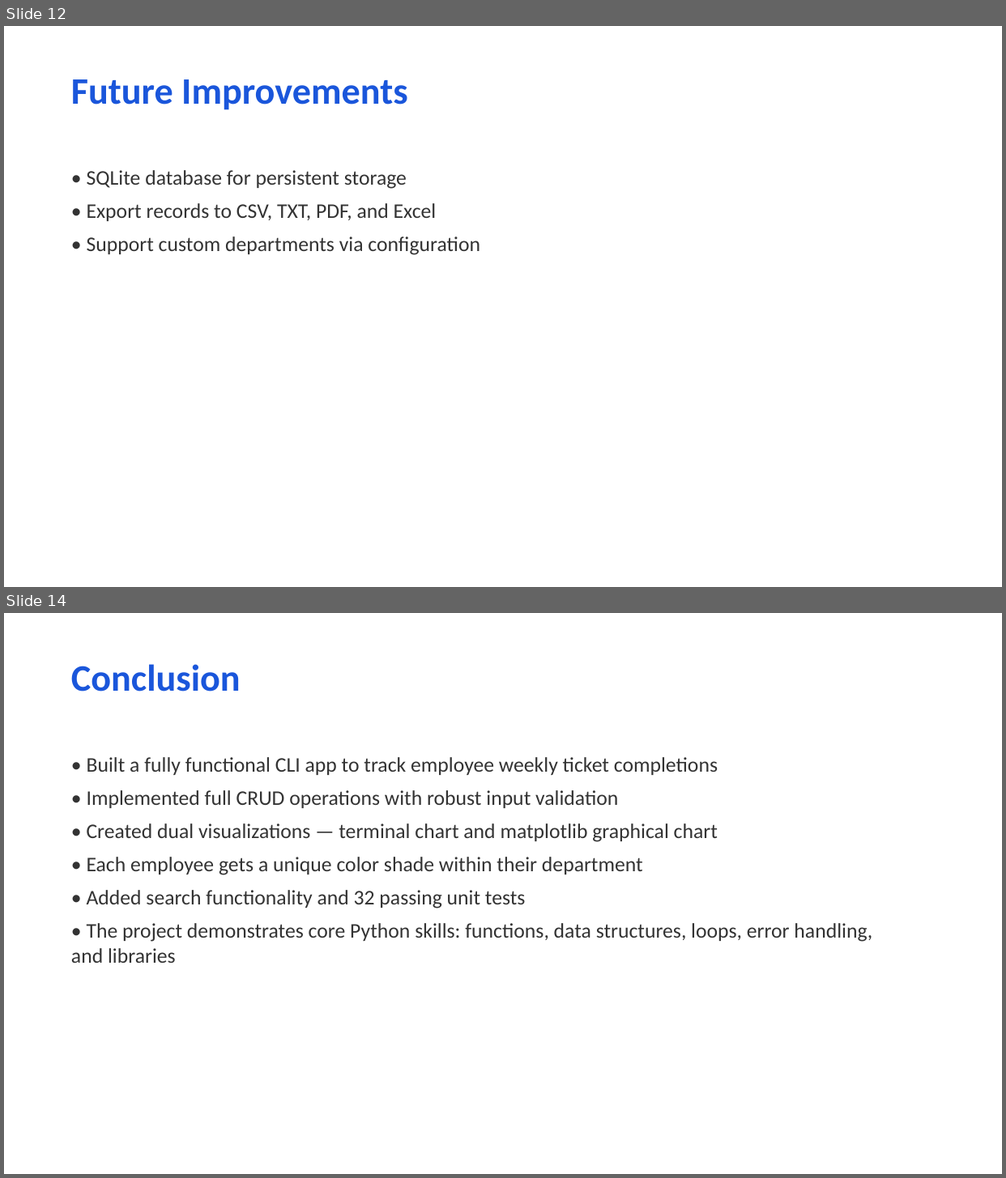
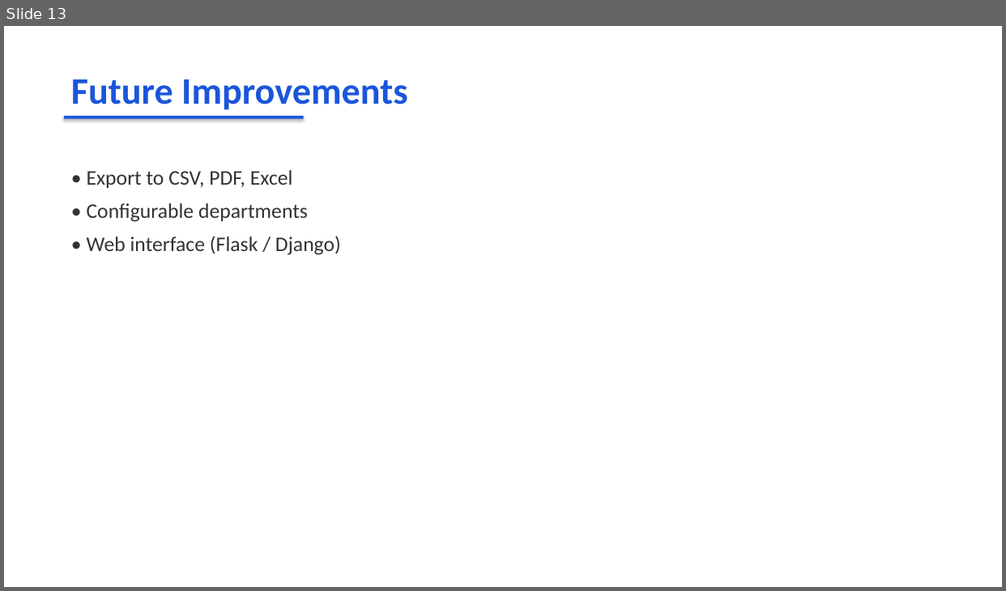
Before and after one commit to Belvah/employees-records-system, a slide deck: Employee_Records_System_Presentation.pptx. Shown one above the other, each under a label of ours: slides 12 and 14 before the commit, slide 13 after it; the slides between them are not shown. The pictures are 1006x1178 and 1006x591 pixels, drawn with LibreOffice and Linux fonts; fonts in the diff are those of the drawing. Boxes give left, top, right and bottom in pixels: in the first picture for what was removed or moved away, otherwise in the second. Text is boxed around its words. In the diff, an @@ line names an element or a change of style, - is before the commit and + after.

```diff
--- a/Employee_Records_System_Presentation.pptx
+++ b/Employee_Records_System_Presentation.pptx
@@ slide 14 removed at (x1=4, y1=613, x2=1002, y2=1174), background #FFFFFF @@
@@ text removed at (x1=71, y1=664, x2=241, y2=692) @@
-Conclusion
@@ text removed at (x1=71, y1=757, x2=872, y2=963) @@
-• Built a fully functional CLI app to track employee weekly ticket completions
-• Implemented full CRUD operations with robust input validation
-• Created dual visualizations — terminal chart and matplotlib graphical chart
-• Each employee gets a unique color shade within their department
-• Added search functionality and 32 passing unit tests
-• The project demonstrates core Python skills: functions, data structures, loops, error handling, and libraries
@@ what was slide 12 is now slide 13 @@
@@ slide 13 changed as well @@
@@ rectangle added at (x1=64, y1=116, x2=304, y2=119), fill #1A56DB @@
@@ text at (x1=87, y1=170, x2=341, y2=255): text changed @@
-• SQLite database for persistent storage
-• Export records to CSV, TXT, PDF, and Excel
-• Support custom departments via configuration
+• Export to CSV, PDF, Excel
+• Configurable departments
+• Web interface (Flask / Django)
```
Also in this commit, not shown: 10 other slides changed, 5 slides added, 3 other slides removed, 8 other files.
